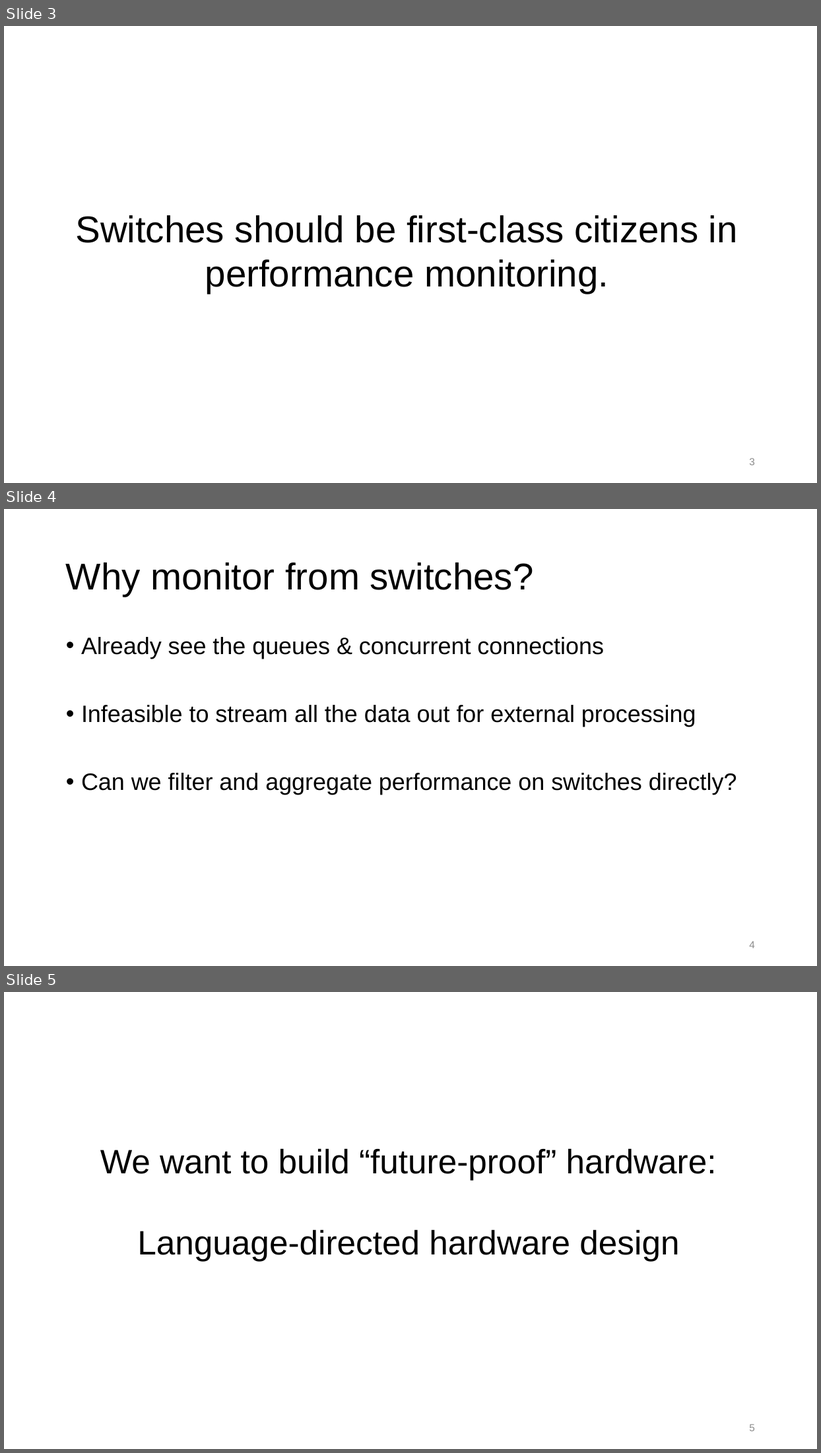
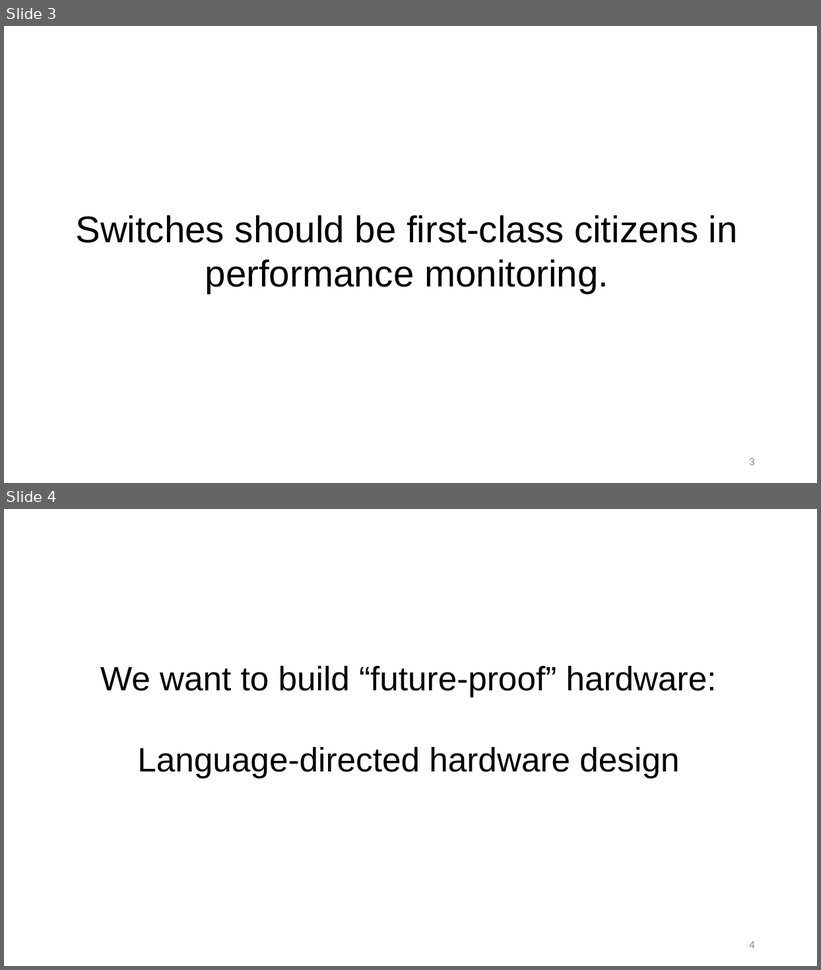
Before and after one commit to anirudhSK/pifo-domino-marple-ppts, a slide deck: marple_itx18.pptx. Shown one above the other, each under a label of ours: slides 3, 4 and 5 before the commit, slides 3 and 4 after it. The pictures are 821x1453 and 821x970 pixels, drawn with LibreOffice and Linux fonts; fonts in the diff are those of the drawing. Boxes give left, top, right and bottom in pixels: in the first picture for what was removed or moved away, otherwise in the second. Text is boxed around its words. In the diff, an @@ line names an element or a change of style, - is before the commit and + after.

```diff
--- a/marple_itx18.pptx
+++ b/marple_itx18.pptx
@@ slide 4 removed at [4, 509, 817, 966], background #FFFFFF @@
@@ title removed at [66, 562, 534, 596] @@
-Why monitor from switches?
@@ text removed at [81, 637, 737, 795] @@
-• Already see the queues & concurrent connections
-• Infeasible to stream all the data out for external processing
-• Can we filter and aggregate performance on switches directly?
@@ page number removed at [749, 941, 755, 949] @@
-4
@@ what was slide 5 is now slide 4 @@
@@ page number at [749, 941, 755, 949]: text changed @@
-5
+4
```
Also in this commit, not shown: 7 slides changed.
